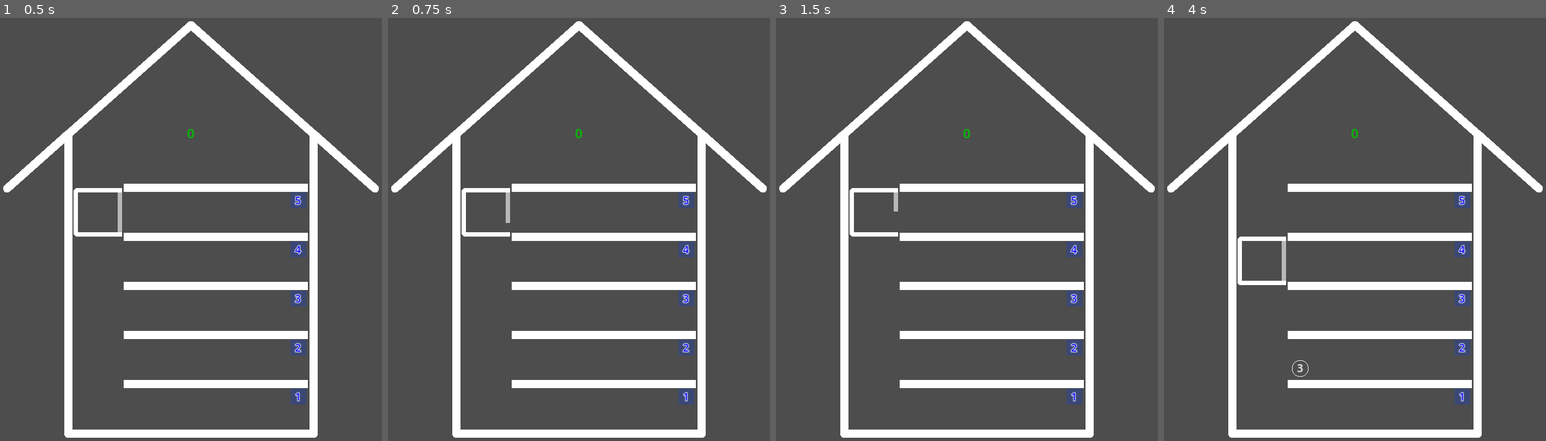
Above: before the commit, frames 1-4 (left to right).
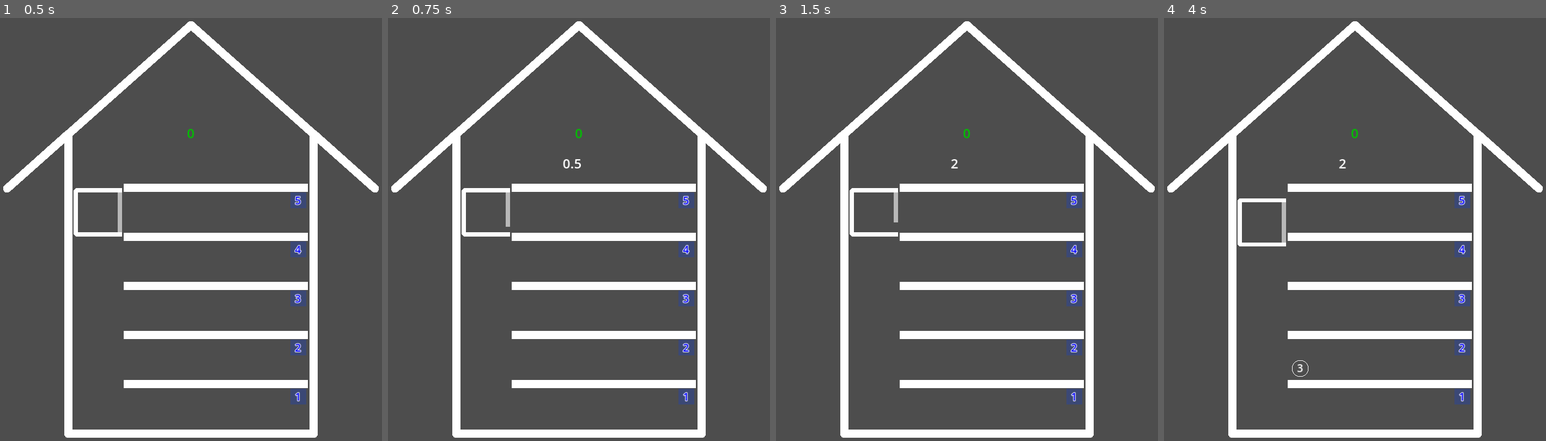
Above: after the commit, the same moments.

Repository: gilad905/elevator-boy
Game: Godot game, scene res://scenes/main.tscn
Two runs of this game, one before a commit and one after it. Both use one fixed random seed, a clock stepped at 60 frames per second and the inputs below.
Inputs:
- Up to frame 1 (0.5 s): no input
- Up to frame 2 (0.75 s): tap Enter at 0.5 s; hold Up (elevator_move_up) from 0.53 s (still down); hold A (time_scale_decrease, bound only after the commit) from 0.53 s (still down)
- Up to frame 3 (1.5 s): tap Q (time_scale_increase, bound only after the commit) at 0.8, 1.35 s; tap Space (door_toggle) at 1.25 s; release Up (elevator_move_up) at 1.28 s; release A (time_scale_decrease, bound only after the commit) at 1.28 s; hold Down (elevator_move_down) from 1.28 s (still down)
- Up to frame 4 (4 s): tap A (time_scale_decrease, bound only after the commit) at 1.55, 2.85 s; release Down (elevator_move_down) at 2.03 s; hold Q (time_scale_increase, bound only after the commit) 2.03-2.78 s; hold Up (elevator_move_up) 2.03-3.53 s; tap Space (door_toggle) at 2.1 s; hold Down (elevator_move_down) from 3.53 s (still down); hold Q (time_scale_increase, bound only after the commit) from 3.53 s (still down)

Frame 1 is identical in both runs. In frame 2, less than 0.1% of the frame differs, in the area x 30-51%, y 33-50%; in frame 3, less than 0.1%; in frame 4, 0.9%, in the area x 19-48%, y 33-64%.
Error before the commit: Invalid access to property or key 'State' on a base object of type 'null instance'. (res://scripts/main.gd:22)

Commit message:
elevator enter intervals; TimeScale

Diff:
--- a/project.godot
+++ b/project.godot
@@ -51,3 +51,13 @@
 , Object(InputEventKey,"resource_local_to_scene":false,"resource_name":"","device":-1,"window_id":0,"alt_pressed":false …(186 unchanged characters)…
 ]
 }
+time_scale_increase={
+"deadzone": 0.5,
+"events": [Object(InputEventKey,"resource_local_to_scene":false,"resource_name":"","device":-1,"window_id":0,"alt_pressed":false,"shift_pressed":false,"ctrl_pressed":false,"meta_pressed":false,"pressed":false,"keycode":0,"physical_keycode":81,"key_label":0,"unicode":113,"location":0,"echo":false,"script":null)
+]
+}
+time_scale_decrease={
+"deadzone": 0.5,
+"events": [Object(InputEventKey,"resource_local_to_scene":false,"resource_name":"","device":-1,"window_id":0,"alt_pressed":false,"shift_pressed":false,"ctrl_pressed":false,"meta_pressed":false,"pressed":false,"keycode":0,"physical_keycode":65,"key_label":0,"unicode":97,"location":0,"echo":false,"script":null)
+]
+}
--- a/scenes/floor.tscn
+++ b/scenes/floor.tscn
@@ -15,7 +15,6 @@
 monitoring = false
 monitorable = false
 script = ExtResource("1_f8nr8")
-person_enter_interval_sec = 1.0
 metadata/_edit_lock_ = true
 
 [node name="Line2D" type="Line2D" parent="."]
--- a/scenes/main.tscn
+++ b/scenes/main.tscn
@@ -48,22 +48,17 @@
 
 [node name="Floor_1" parent="Floors" instance=ExtResource("1_ec1if")]
 position = Vector2(0, 240)
-person_enter_interval_sec = null
 
 [node name="Floor_2" parent="Floors" instance=ExtResource("1_ec1if")]
 position = Vector2(0, 180)
-person_enter_interval_sec = null
 
 [node name="Floor_3" parent="Floors" instance=ExtResource("1_ec1if")]
 position = Vector2(0, 120)
-person_enter_interval_sec = null
 
 [node name="Floor_4" parent="Floors" instance=ExtResource("1_ec1if")]
 position = Vector2(0, 60)
-person_enter_interval_sec = null
 
 [node name="Floor_5" parent="Floors" instance=ExtResource("1_ec1if")]
-person_enter_interval_sec = null
 
 [node name="Persons" type="Node" parent="."]
 script = ExtResource("3_ag5il")
@@ -88,9 +83,17 @@
 horizontal_alignment = 1
 vertical_alignment = 1
 script = ExtResource("7_obsw0")
+metadata/_edit_lock_ = true
+
+[node name="TimeScale" type="Label" parent="."]
+offset_left = 215.0
+offset_top = 168.0
+offset_right = 255.0
+offset_bottom = 191.0
+metadata/_edit_lock_ = true
 
 [node name="ElevatorEnterTimer" type="Timer" parent="."]
 
 [connection signal="state_changed" from="Elevator/Door" to="." method="_on_door_state_changed"]
 [connection signal="timeout" from="Persons/PersonsTimer" to="." method="_on_persons_timer_timeout"]
-[connection signal="timeout" from="ElevatorEnterTimer" to="Floors" method="_on_elevator_enter_timer_timeout"]
+[connection signal="timeout" from="ElevatorEnterTimer" to="." method="_on_elevator_enter_timer_timeout"]
--- a/scripts/floor.gd
+++ b/scripts/floor.gd
@@ -1,7 +1,5 @@
 extends Room
 
-@export var person_enter_interval_sec: float
-var in_enter_elevator_loop: bool = false
 var elevator: Node2D
 var door: Node2D
 
@@ -11,42 +9,16 @@
 	self.person_limit = 9
 	$FloorNum.text = str(get_index() + 1)
 
-func add_person(person: Node) -> void:
-	super(person)
-	if door.current_state == door.State.open:
-		enter_elevator_loop()
-
 func get_person_position(i: int) -> Vector2:
 	var spacing: int = Global.person_spacing
 	var radius: int = Global.person_radius
 	var x = spacing + (spacing + radius * 2) * i
 	return Vector2(x, 25)
 
-func enter_elevator_loop():
-	if not in_enter_elevator_loop:
-		print(name + " starting enter_elevator_loop")
-		in_enter_elevator_loop = true
-		await enter_elevator_tick()
-		in_enter_elevator_loop = false
-
-func enter_elevator_tick():
-	print(name + " enter_elevator_tick")
-	var succeeded = enter_elevator_next()
-	if succeeded:
-		await get_tree().create_timer(person_enter_interval_sec).timeout
-		enter_elevator_tick()
-
-func enter_elevator_next() -> bool:
-	var is_door_open = door.current_state == door.State.open
-	var can_enter = $Persons.get_child_count() and elevator.has_room() and is_door_open
-	if not can_enter:
-		return false
-
-	var person = $Persons.get_child(0)
-	$Persons.remove_child(person)
-	elevator.add_person(person)
-	update_person_positions()
-	return true
-
-func _on_elevator_opened() -> void:
-	enter_elevator_loop()
+func enter_elevator_next():
+	print("enter_elevator_next")
+	if $Persons.get_child_count() and elevator.has_room():
+		var person = $Persons.get_child(0)
+		$Persons.remove_child(person)
+		elevator.add_person(person)
+		update_person_positions()
--- a/scripts/floors.gd
+++ b/scripts/floors.gd
@@ -2,7 +2,3 @@
 
 func get_floor(floor_num: int) -> Node:
 	return get_node("Floor_" + str(floor_num))
-
-
-func _on_elevator_enter_timer_timeout() -> void:
-	pass # Replace with function body.
--- a/scripts/main.gd
+++ b/scripts/main.gd
@@ -14,13 +14,29 @@
 func _input(event: InputEvent) -> void:
 	if event.is_action_pressed("exit"):
 		get_tree().quit()
+	elif event.is_action_pressed("time_scale_increase"):
+		set_time_scale(true)
+	elif event.is_action_pressed("time_scale_decrease"):
+		set_time_scale(false)
 
 func _on_persons_timer_timeout() -> void:
 	$Persons.add_random_person()
 
 func _on_door_state_changed(state: int) -> void:
-	if state == $Door.State.open:
+	if state == $Elevator/Door.State.open:
 		$Elevator.remove_persons_in_dest()
 		$ElevatorEnterTimer.start()
-	elif state == $Door.State.closing:
+	elif state == $Elevator/Door.State.closing:
 		$ElevatorEnterTimer.stop()
+
+func _on_elevator_enter_timer_timeout():
+	var floor_num = $Elevator.current_floor_num
+	var _floor = $Floors.get_floor(floor_num)
+	_floor.enter_elevator_next()
+
+func set_time_scale(to_increase: bool):
+	var time_scale = Engine.get_time_scale()
+	var shift = 2.0 if to_increase else 0.5
+	time_scale = clamp(time_scale * shift, 0.125, 16.0)
+	Engine.set_time_scale(time_scale)
+	$TimeScale.text = str(time_scale)
